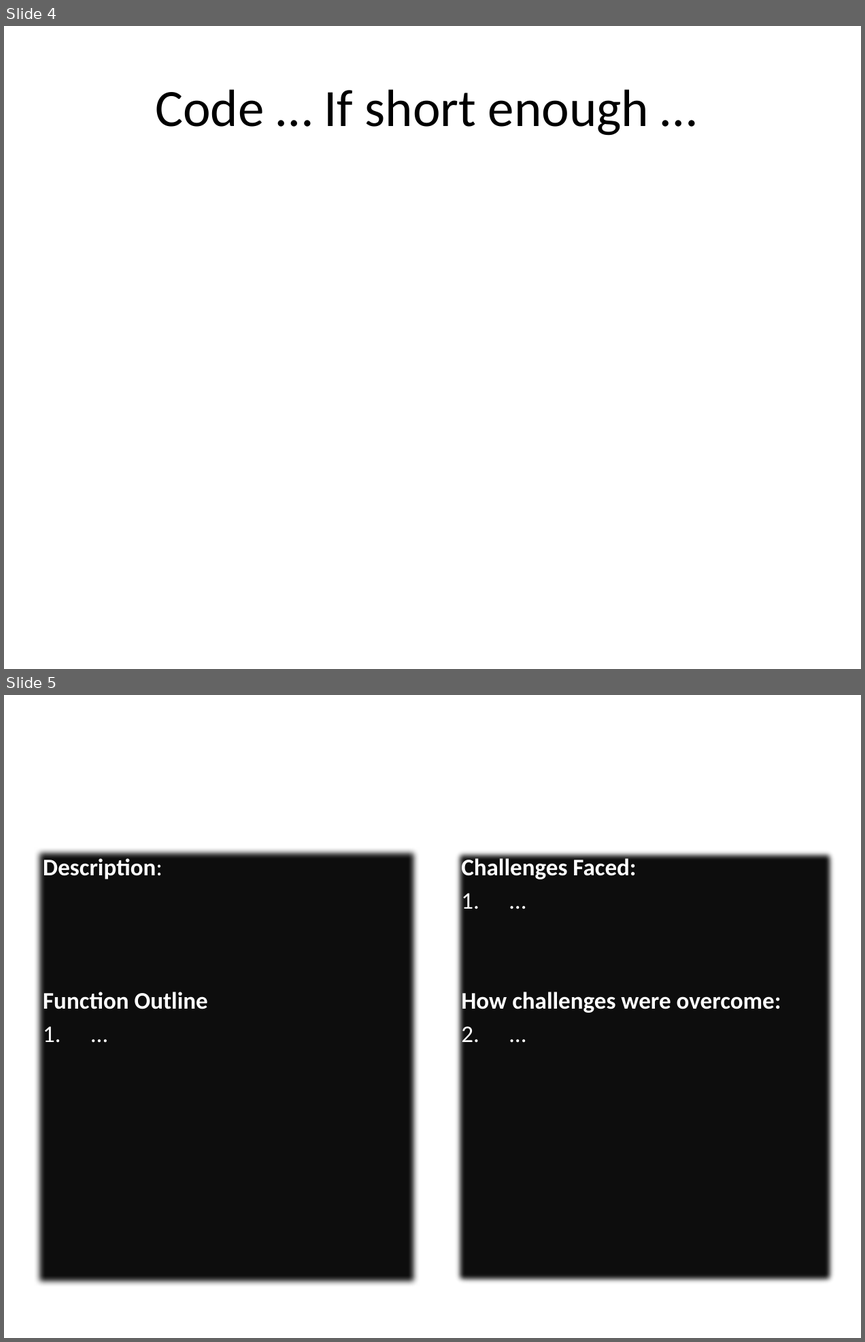
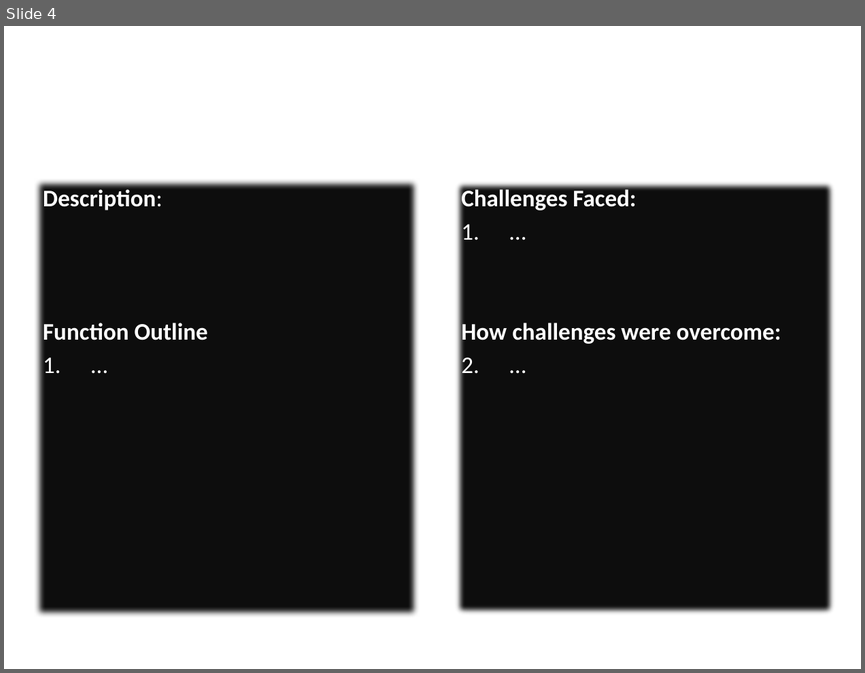
Before and after one commit to BuzzSpaceB/Authorization, a slide deck: Authentication - B.pptx. Shown one above the other, each under a label of ours: slides 4 and 5 before the commit, slide 4 after it. The pictures are 865x1342 and 865x673 pixels, drawn with LibreOffice and Linux fonts; fonts in the diff are those of the drawing; background and template pictures are left out. Boxes give left, top, right and bottom in pixels: in the first picture for what was removed or moved away, otherwise in the second. Text is boxed around its words. In the diff, an @@ line names an element or a change of style, - is before the commit and + after.

```diff
--- a/Authentication - B.pptx
+++ b/Authentication - B.pptx
@@ slide 4 removed at [4,26,861,669], background picture (left out) @@
@@ title removed at [155,89,649,135] @@
-Code … If short enough …
@@ what was slide 5 is now slide 4 @@
```
Also in this commit, not shown: 1 slide changed, 5 other slides removed, 1 other file.
